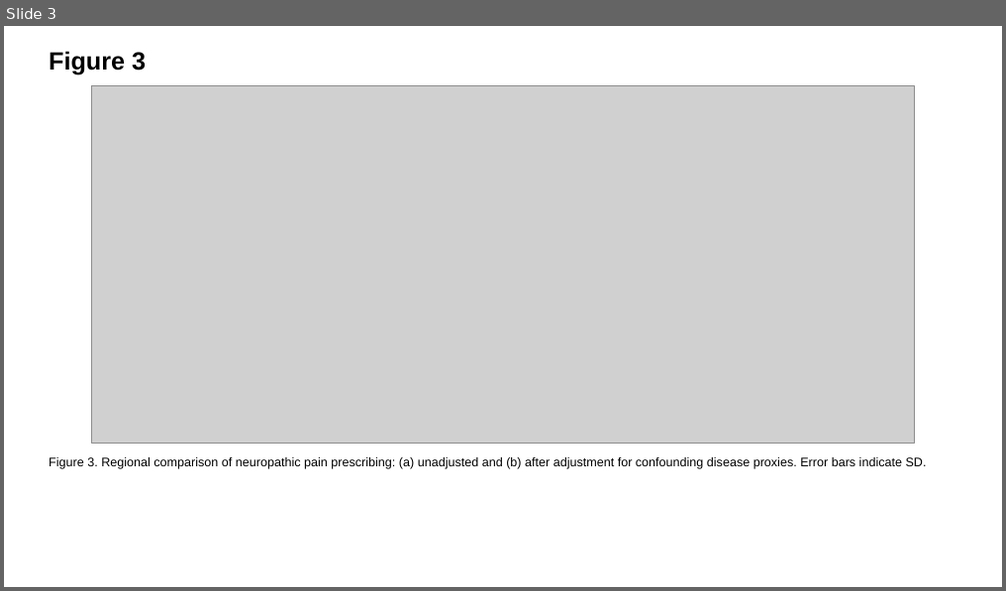
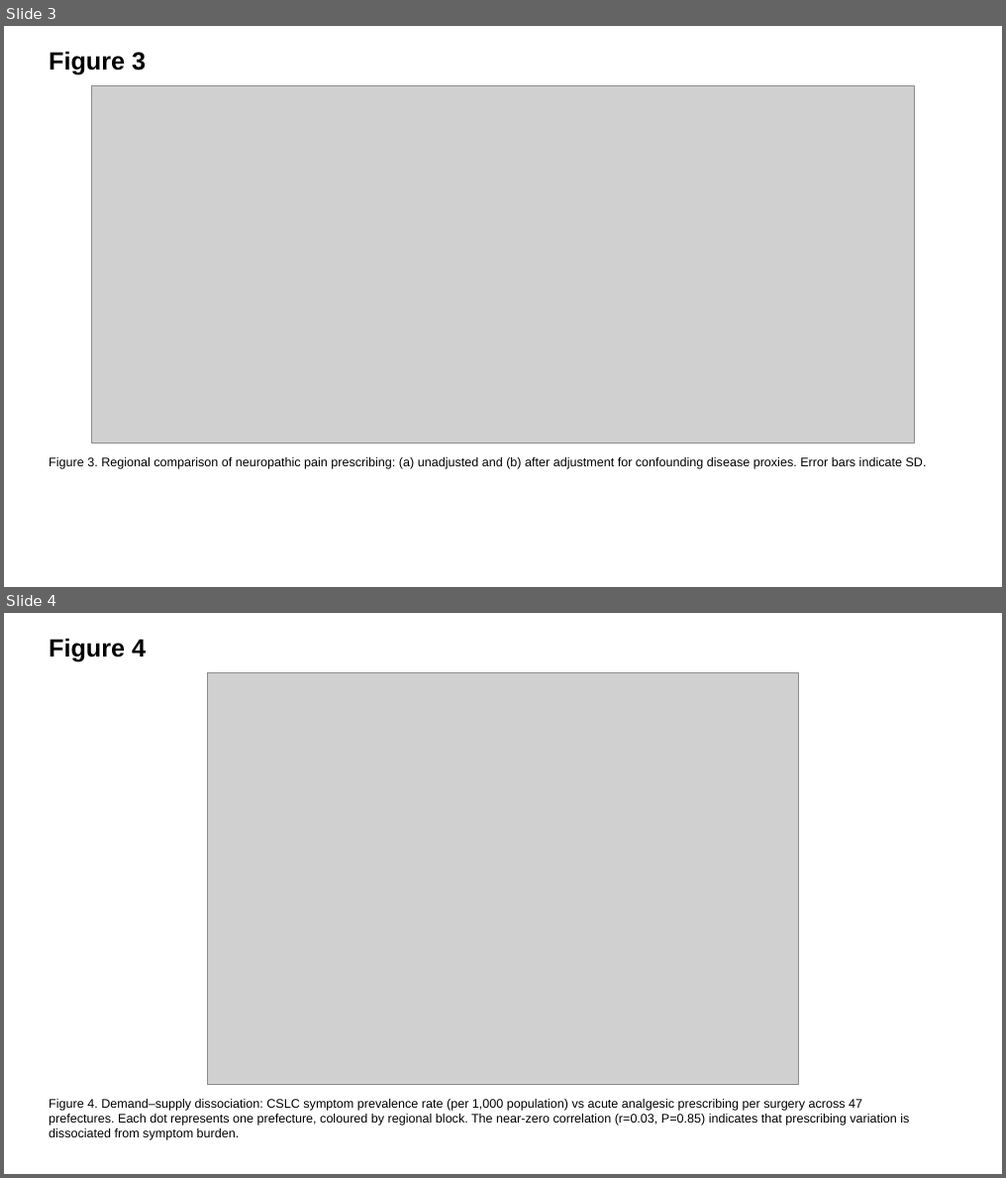
Before and after one commit to bougtoir/heat-accidents-mortality, a slide deck: ndb-pain-regional-variation-japan/output/je/JE_figures_EN.pptx. Shown one above the other, each under a label of ours: slide 3 before the commit, slides 3 and 4 after it. The pictures are 1006x591 and 1006x1178 pixels, drawn with LibreOffice and Linux fonts; fonts in the diff are those of the drawing; grey boxes stand for pictures. Boxes give left, top, right and bottom in pixels: in the first picture for what was removed or moved away, otherwise in the second. Text is boxed around its words. In the diff, an @@ line names an element or a change of style, - is before the commit and + after.

```diff
--- a/ndb-pain-regional-variation-japan/output/je/JE_figures_EN.pptx
+++ b/ndb-pain-regional-variation-japan/output/je/JE_figures_EN.pptx
@@ slide 4 added at (4, 613, 1002, 1174), background #FFFFFF @@
@@ text added at (49, 638, 146, 662), 24 pt, text #000000, bold @@
+Figure 4
@@ picture added at (208, 672, 799, 1084) @@
@@ text added at (49, 1099, 909, 1141), 12 pt, text #000000 @@
+Figure 4. Demand–supply dissociation: CSLC symptom prevalence rate (per 1,000 population) vs acute analgesic prescribing per surgery across 47 prefectures. Each dot represents one prefecture, coloured by regional block. The near-zero correlation (r=0.03, P=0.85) indicates that prescribing variation is dissociated from symptom burden.
```
Also in this commit, not shown: 18 other files.
